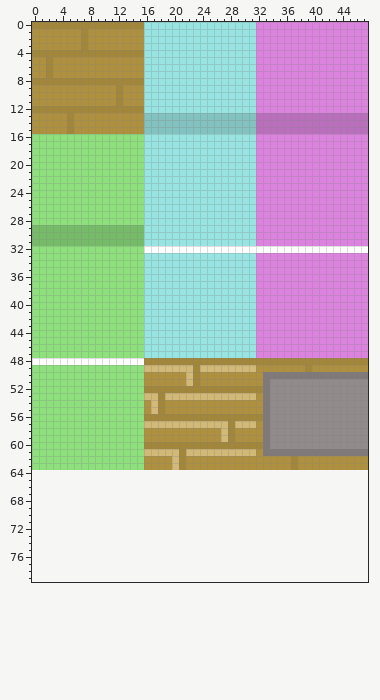
Sprite sheet -- core/assets/maps/house.png. Above, as it was before the edit.
The file is 48x64 pixels. The old version is drawn lined up with the new one, on the new canvas.
After:
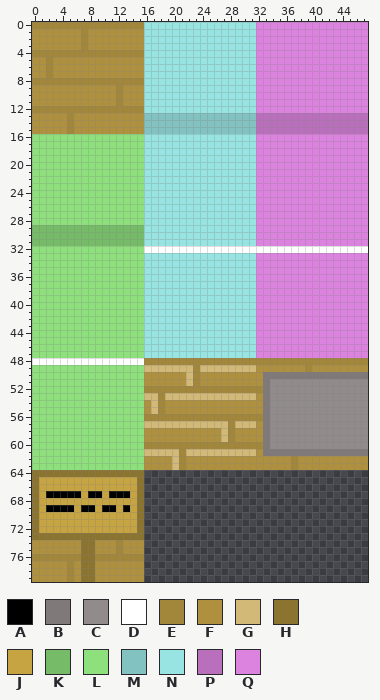
Palette (. is transparent): A #000000  B #7f7979  C #918b8b  D #ffffff  E #a2863a  F #af903e  G #d2b977  H #8b742f  J #c5a441  K #76bc68  L #8ee07d  M #82c2c1  N #97e4e2  P #ba6fbc  Q #db83de
The exact change:
canvas 48x64 -> 48x80
y 64: x 0..15 ................ -> HHHHHHHHHHHHHHHH
y 65..66: x 0..15 ................ -> HJJJJJJJJJJJJJJH
y 67: x 0..15 ................ -> HJAAAAAJAAJAAAJH
y 68: x 0..15 ................ -> HJJJJJJJJJJJJJJH
y 69: x 0..15 ................ -> HJAAAAJAAJAAJAJH
y 70..72: x 0..15 ................ -> HJJJJJJJJJJJJJJH
y 73: x 0..15 ................ -> HHHHHHHHHHHHHHHH
y 74..75: x 0..15 ................ -> FFFFFFFHHFFFEFFF
y 76: x 0..15 ................ -> EEEEEEEHHEEEEEEE
y 77..79: x 0..15 ................ -> FFFFFEFHHFFFFFFF
Changed places in both pictures, as pixel boxes (x1, y1, x2, y2):
added: (32, 470, 144, 582)
